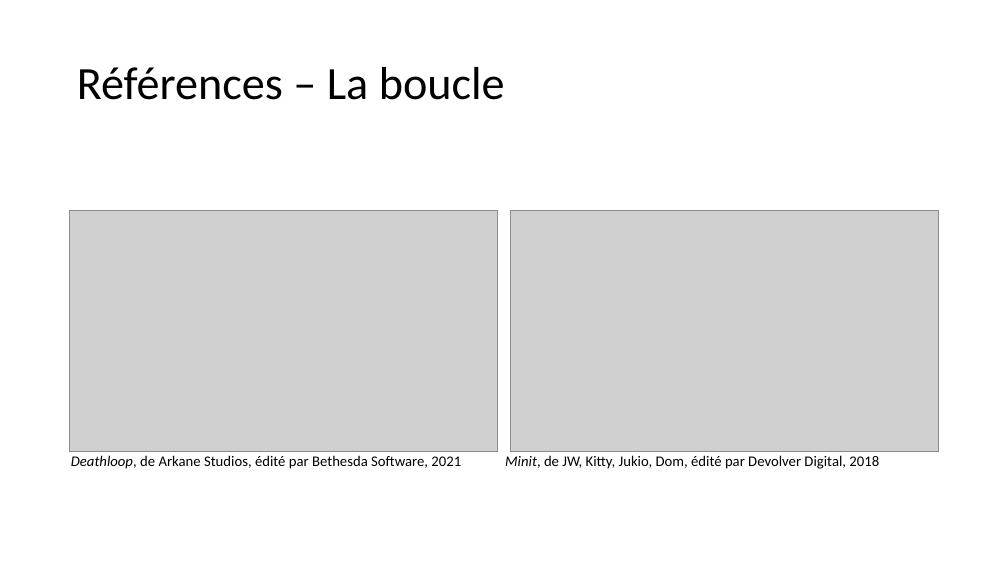
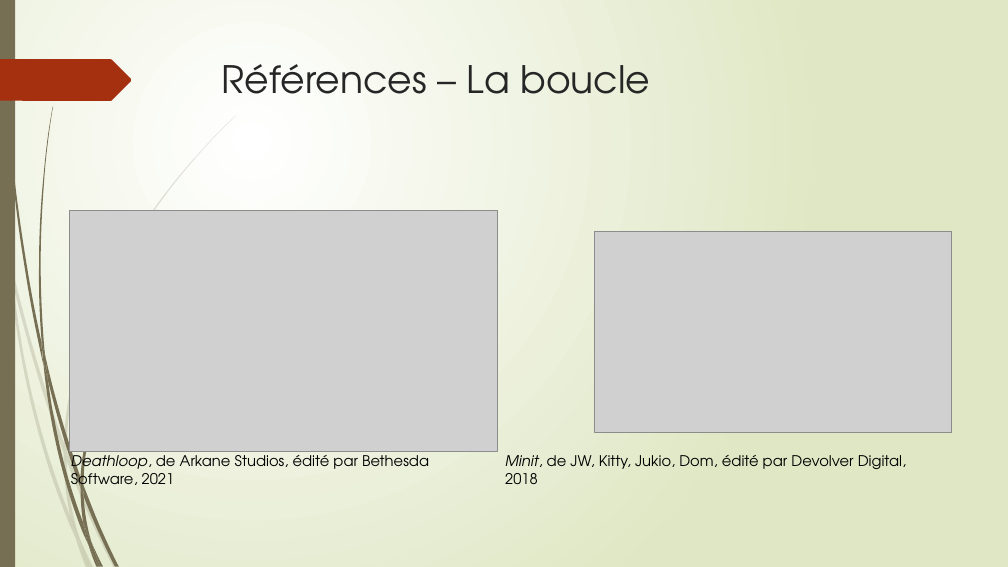
Before and after one commit to Quentingautier2B/Phainiks, a slide deck: slide 5 of Documents/Prez/Phainiks.pptx. Drawn at 1008x567 pixels with LibreOffice and Linux fonts; fonts in the diff are those of the drawing; grey boxes stand for pictures. Boxes give left, top, right and bottom in pixels: in the first picture for what was removed or moved away, otherwise in the second. Text is boxed around its words. In the diff, an @@ line names an element or a change of style, - is before the commit and + after.

```diff
--- a/Documents/Prez/Phainiks.pptx
+++ b/Documents/Prez/Phainiks.pptx
@@ background #FFFFFF to gradient #FFFFFF to #DFE8C4 @@
@@ rectangle added at [0,0,15,567], fill #766F54 @@
@@ freeform shape added at [0,59,132,101], fill #A53010 @@
@@ title "Références – La boucle": place and size @@
-title "Références – La boucle" at [77,67,505,100]
+title "Références – La boucle" at [222,64,650,94]
@@ title "Références – La boucle" at [222,64,650,94]: size 44 to 36 pt, font Calibri to TeX Gyre Adventor, text colour #000000 to #262626; line spacing 0.9 to 1; vertical alignment middle to top @@
@@ picture: place and size @@
-picture at [510,210,939,451]
+picture at [594,231,951,432]
@@ text "Deathloop, de Arkane Studios, édité ..." at [71,451,429,492]: font Calibri to TeX Gyre Adventor @@
@@ text "Minit, de JW, Kitty, Jukio, ..." at [505,455,906,484]: font Calibri to TeX Gyre Adventor @@
@@ group added at [0,116,236,567]: 10 freeform shapes @@
@@ group added at [2,0,197,567]: 12 freeform shapes @@
```
Also in this commit, not shown: 7 other slides changed, 1 slide added, 2 slides removed, 3 other files.
